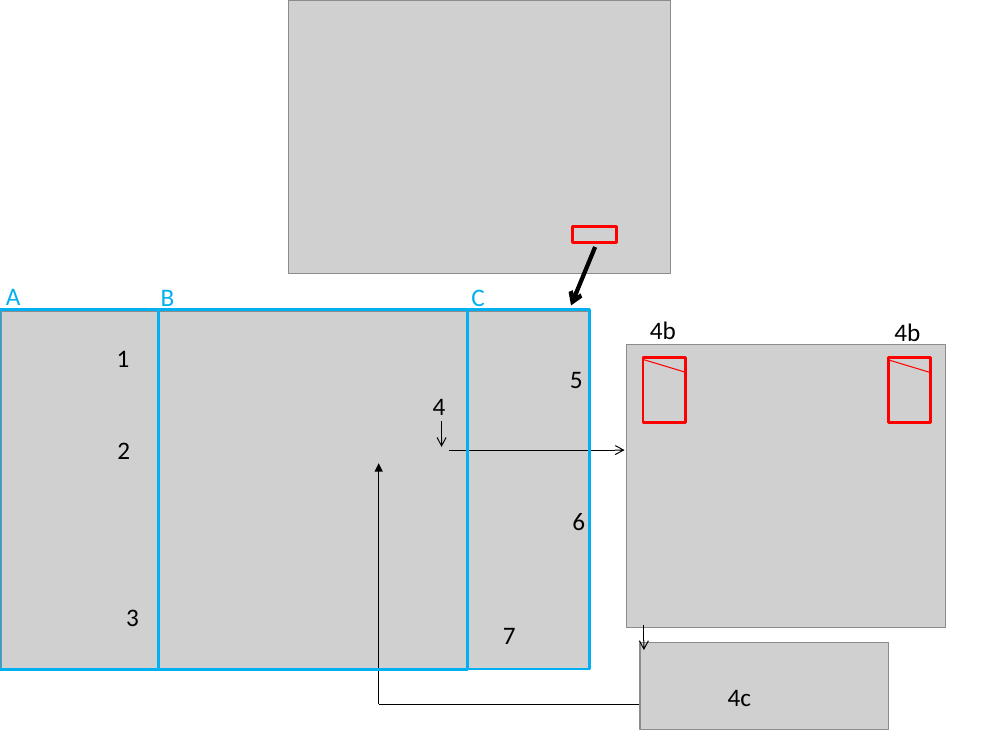
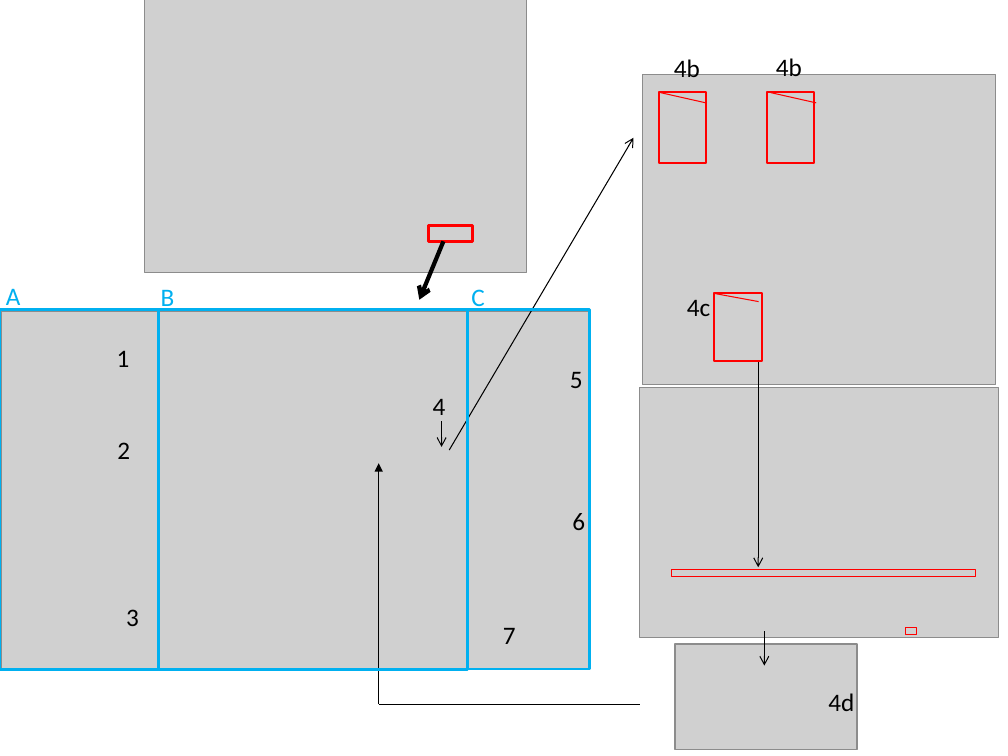
Before and after one commit to DePrettoM/EEGpal, a slide deck: slide 9 of Manuels/picture_EEGpal_manuals.pptx. Drawn at 1008x756 pixels with LibreOffice and Linux fonts; fonts in the diff are those of the drawing; grey boxes stand for pictures. Boxes give left, top, right and bottom in pixels: in the first picture for what was removed or moved away, otherwise in the second. Text is boxed around its words. In the diff, an @@ line names an element or a change of style, - is before the commit and + after.

```diff
--- a/Manuels/picture_EEGpal_manuals.pptx
+++ b/Manuels/picture_EEGpal_manuals.pptx
@@ picture: place and size @@
-picture at (288, 0, 670, 273)
+picture at (145, 0, 527, 272)
@@ text "4b": place and size @@
-text "4b" at (650, 321, 676, 345)
+text "4b" at (674, 56, 700, 77)
@@ text "4b" rewrapped from (894, 323, 920, 348) to (776, 56, 802, 76) @@
@@ picture added at (642, 75, 995, 385) @@
@@ rectangle: place and size @@
-rectangle at (643, 358, 685, 422)
+rectangle at (659, 92, 706, 163)
@@ rectangle at (659, 92, 706, 163): outline #FF0000 2 pt to #FF0000 1.5 pt @@
@@ line moved from (644, 360) - (686, 373) to (660, 93) - (706, 103) @@
@@ rectangle at (767, 92, 813, 163): outline #FF0000 2 pt to #FF0000 1.5 pt @@
@@ rectangle: place and size @@
-rectangle at (889, 358, 931, 422)
+rectangle at (767, 92, 813, 163)
@@ line added from (771, 93) to (816, 103), #FF0000 0.75 pt @@
@@ arrow moved from (450, 451) - (625, 451) to (450, 451) - (633, 138) @@
@@ rectangle: place and size @@
-rectangle at (573, 227, 617, 243)
+rectangle at (428, 226, 473, 242)
@@ arrow moved from (595, 247) - (572, 305) to (444, 241) - (419, 299) @@
@@ text "4c": place and size @@
-text "4c" at (728, 690, 751, 706)
+text "4c" at (687, 300, 710, 316)
@@ line moved from (888, 360) - (930, 373) to (714, 293) - (759, 301) @@
@@ rectangle added at (714, 293, 762, 361), outline #FF0000 1.5 pt @@
@@ picture: place and size @@
-picture at (626, 345, 946, 628)
+picture at (640, 387, 998, 637)
@@ arrow moved from (644, 625) - (644, 650) to (758, 362) - (758, 568) @@
@@ rectangle added at (671, 570, 976, 577), outline #FF0000 0.75 pt @@
@@ rectangle added at (905, 628, 915, 635), outline #FF0000 0.75 pt @@
@@ picture: place and size @@
-picture at (640, 642, 889, 729)
+picture at (675, 644, 858, 750)
@@ arrow added from (764, 631) to (764, 665), #000000 0.75 pt @@
@@ text added at (828, 693, 854, 711), 18 pt, text #000000 @@
+4d
```
Also in this commit, not shown: 3 other files.
